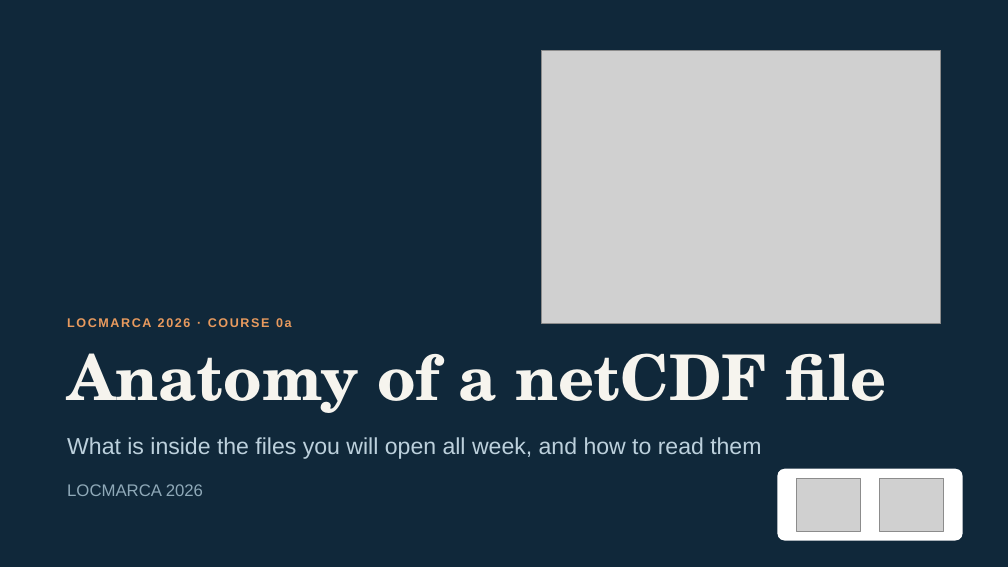
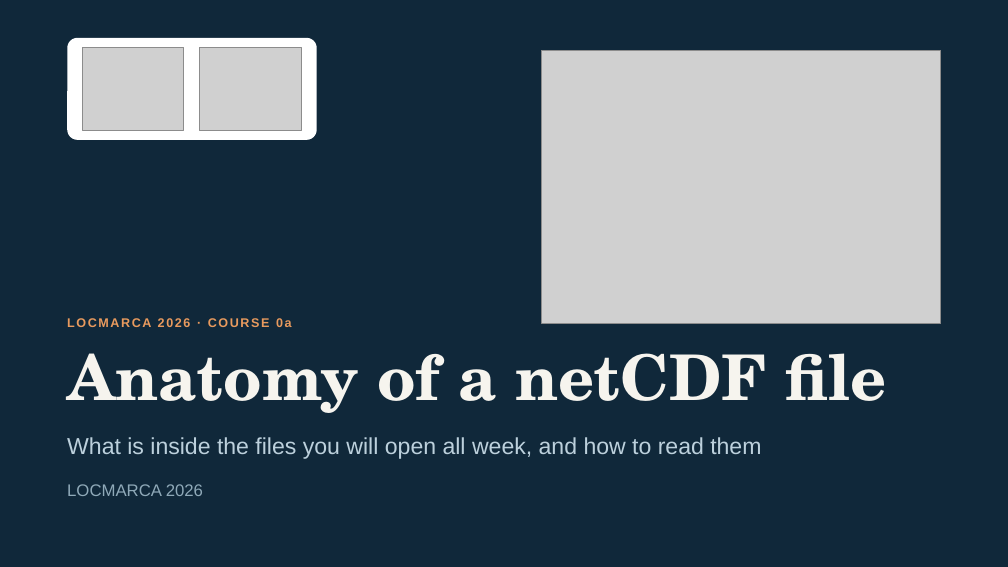
Before and after one commit to gcambon/script-locmarca, a slide deck: slide 1 of Courses/00a_course_anatomy_netcdf_file.pptx. Drawn at 1008x567 pixels with LibreOffice and Linux fonts; fonts in the diff are those of the drawing; grey boxes stand for pictures. Boxes give left, top, right and bottom in pixels: in the first picture for what was removed or moved away, otherwise in the second. Text is boxed around its words. In the diff, an @@ line names an element or a change of style, - is before the commit and + after.

```diff
--- a/Courses/00a_course_anatomy_netcdf_file.pptx
+++ b/Courses/00a_course_anatomy_netcdf_file.pptx
@@ rounded rectangle: place and size @@
-rounded rectangle at (777,469,963,541)
+rounded rectangle at (67,38,317,140)
@@ picture: place and size @@
-picture at (796,479,861,532)
+picture at (83,47,185,130)
@@ picture: place and size @@
-picture at (879,479,944,532)
+picture at (200,47,302,130)
```
Also in this commit, not shown: 8 other files.
